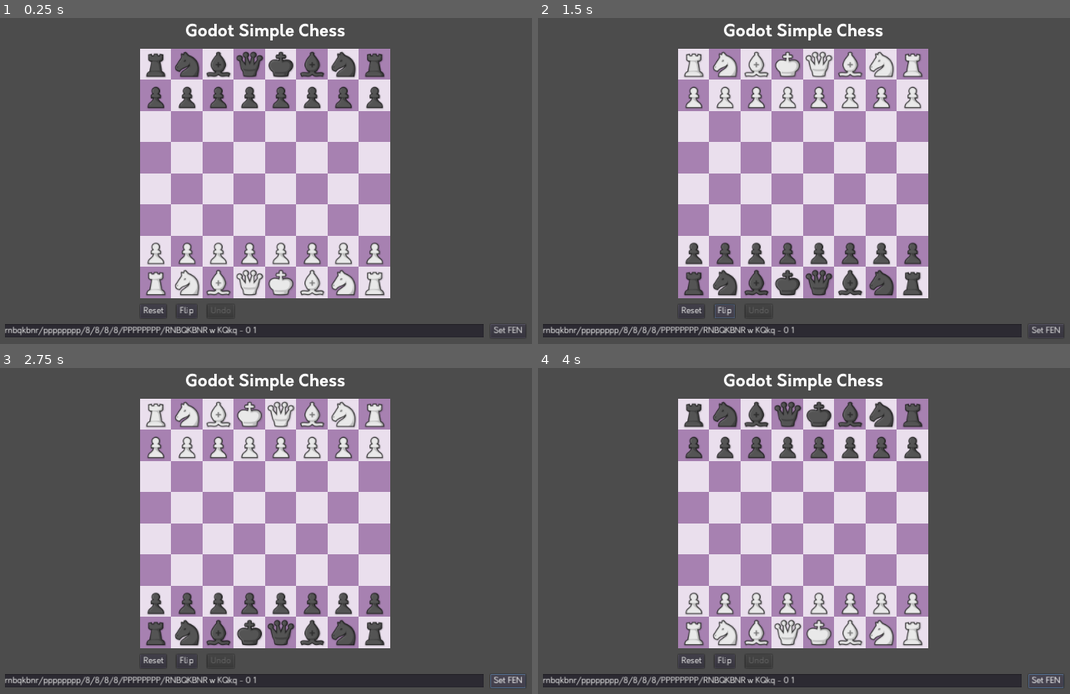
Above: before the commit, frames 1-4 (two rows, left to right).
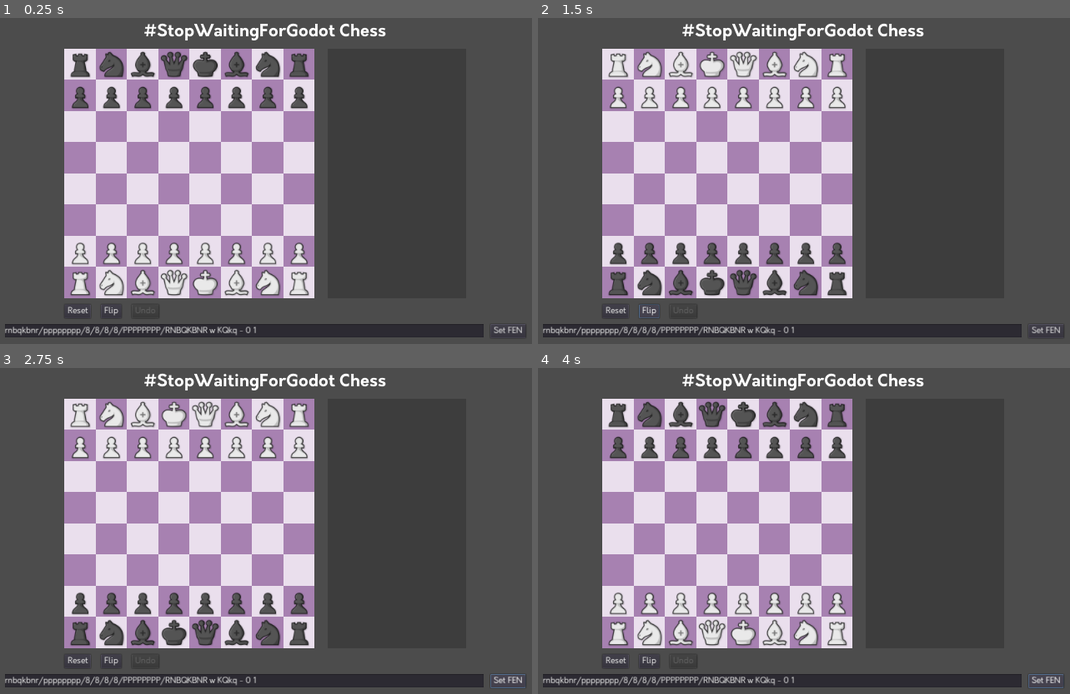
Above: after the commit, the same moments.

Repository: thearst3rd/stopwaitingforgodot-chess
Game: Godot game, scene res://src/Game.tscn
The game is run twice, just before and just after one commit, with the same random seed, the same clock (stepped at 60 frames per second) and the same inputs.
Inputs:
- Up to frame 1 (0.25 s): no input
- Up to frame 2 (1.5 s): click "Reset" at 0.5 s; click "Flip" at 1.25 s
- Up to frame 3 (2.75 s): click "Set FEN" at 2 s
- Up to frame 4 (4 s): click "Flip" at 2.75 s; click "Set FEN" at 3.5 s

The runs differ from the first frame. In frame 1, 35% of the frame differs, in the area x 12-74%, y 1-92%; in frame 2, 35%, in the area x 12-74%, y 1-93%; in frame 3, 35%; in frame 4, 35%.

Commit message:
Added SAN display

Diff:
--- a/src/Game.gd
+++ b/src/Game.gd
@@ -2,21 +2,17 @@
 
 
 var chess = Chess.new()
-onready var board = $V/C/V/Board
-onready var title_text = $V/Title.text
+onready var board = find_node("Board")
+onready var title_text = find_node("Title").text
 
 var legal_moves = null
 
 
 func update():
 	board.setup_board(chess)
-	$V/H/FenText.text = chess.get_fen()
+	find_node("FenText").text = chess.get_fen()
 	legal_moves = chess.generate_legal_moves()
-	$V/C/V/H/UndoButton.disabled = chess.move_stack.size() == 0
-
-	print("====")
-	for move in legal_moves:
-		print(move.notation_san)
+	find_node("UndoButton").disabled = chess.move_stack.size() == 0
 
 	var last_move = null
 	if chess.move_stack.size() > 0:
@@ -40,7 +36,7 @@
 		Chess.RESULT.THREEFOLD:
 			result_text = "Draw by threefold repetition"
 
-	$V/Title.text = result_text
+	find_node("Title").text = result_text
 
 	for square in get_tree().get_nodes_in_group("Squares"):
 		var piece = chess.pieces[square.index]
@@ -50,6 +46,8 @@
 		highlight.hide()
 		if last_move and (square.index == last_move.from_square or square.index == last_move.to_square):
 			highlight.show()
+
+	find_node("SanDisplay").update_moves(chess)
 
 
 ## CALLBACKS ##
@@ -74,11 +72,11 @@
 	update()
 
 func _on_SetFen_pressed():
-	if chess.set_fen($V/H/FenText.text):
+	if chess.set_fen(find_node("FenText").text):
 		update()
 	else:
-		$V/H/InvalidFen.show()
-		$V/H/InvalidFenTimer.start()
+		find_node("InvalidFen").show()
+		find_node("InvalidFenTimer").start()
 
 func _on_Square_piece_grabbed(from_index):
 	var target_squares = []
@@ -98,9 +96,9 @@
 	var m = chess.construct_move(from_index, to_index)
 	for lm in legal_moves:
 		if m.from_square == lm.from_square and m.to_square == lm.to_square and m.promotion == lm.promotion:
-			chess.play_move(m)
+			chess.play_move(lm)
 			break
 	update()
 
 func _on_InvalidFenTimer_timeout():
-	$V/H/InvalidFen.hide()
+	find_node("InvalidFen").hide()
--- a/src/Game.tscn
+++ b/src/Game.tscn
@@ -1,8 +1,9 @@
-[gd_scene load_steps=5 format=2]
+[gd_scene load_steps=6 format=2]
 
 [ext_resource path="res://src/Board.tscn" type="PackedScene" id=1]
 [ext_resource path="res://assets/orkney/Orkney Bold.otf" type="DynamicFontData" id=2]
 [ext_resource path="res://src/Game.gd" type="Script" id=3]
+[ext_resource path="res://src/SanDisplay.tscn" type="PackedScene" id=4]
 
 [sub_resource type="DynamicFont" id=1]
 size = 32
@@ -28,7 +29,7 @@
 margin_right = 1000.0
 margin_bottom = 38.0
 custom_fonts/font = SubResource( 1 )
-text = "Godot Simple Chess"
+text = "#StopWaitingForGodot Chess"
 align = 1
 
 [node name="C" type="CenterContainer" parent="V"]
@@ -37,33 +38,41 @@
 margin_bottom = 88.0
 
 [node name="V" type="VBoxContainer" parent="V/C"]
-margin_left = 408.0
-margin_right = 592.0
+margin_left = 355.0
+margin_right = 645.0
 margin_bottom = 38.0
 custom_constants/separation = 12
 
-[node name="Board" parent="V/C/V" instance=ExtResource( 1 )]
-margin_right = 184.0
+[node name="H" type="HBoxContainer" parent="V/C/V"]
+margin_right = 290.0
+custom_constants/separation = 25
+
+[node name="Board" parent="V/C/V/H" instance=ExtResource( 1 )]
+margin_right = 0.0
 margin_bottom = 0.0
 
-[node name="H" type="HBoxContainer" parent="V/C/V"]
+[node name="SanDisplay" parent="V/C/V/H" instance=ExtResource( 4 )]
+margin_left = 25.0
+margin_right = 290.0
+
+[node name="H2" type="HBoxContainer" parent="V/C/V"]
 margin_top = 12.0
-margin_right = 184.0
+margin_right = 290.0
 margin_bottom = 38.0
 custom_constants/separation = 20
 
-[node name="ResetButton" type="Button" parent="V/C/V/H"]
+[node name="ResetButton" type="Button" parent="V/C/V/H2"]
 margin_right = 53.0
 margin_bottom = 26.0
 text = "Reset"
 
-[node name="FlipButton" type="Button" parent="V/C/V/H"]
+[node name="FlipButton" type="Button" parent="V/C/V/H2"]
 margin_left = 73.0
 margin_right = 112.0
 margin_bottom = 26.0
 text = "Flip"
 
-[node name="UndoButton" type="Button" parent="V/C/V/H"]
+[node name="UndoButton" type="Button" parent="V/C/V/H2"]
 margin_left = 132.0
 margin_right = 184.0
 margin_bottom = 26.0
@@ -99,8 +108,8 @@
 wait_time = 5.0
 one_shot = true
 
-[connection signal="pressed" from="V/C/V/H/ResetButton" to="." method="_on_ResetButton_pressed"]
-[connection signal="pressed" from="V/C/V/H/FlipButton" to="." method="_on_FlipButton_pressed"]
-[connection signal="pressed" from="V/C/V/H/UndoButton" to="." method="_on_UndoButton_pressed"]
+[connection signal="pressed" from="V/C/V/H2/ResetButton" to="." method="_on_ResetButton_pressed"]
+[connection signal="pressed" from="V/C/V/H2/FlipButton" to="." method="_on_FlipButton_pressed"]
+[connection signal="pressed" from="V/C/V/H2/UndoButton" to="." method="_on_UndoButton_pressed"]
 [connection signal="pressed" from="V/H/SetFen" to="." method="_on_SetFen_pressed"]
 [connection signal="timeout" from="V/H/InvalidFenTimer" to="." method="_on_InvalidFenTimer_timeout"]
--- /dev/null
+++ b/src/SanDisplay.gd
@@ -0,0 +1,49 @@
+extends ColorRect
+
+
+onready var scroll_container = find_node("ScrollContainer")
+onready var scroll_bar = scroll_container.get_v_scrollbar()
+onready var sans = find_node("Sans")
+
+
+func create_number_label(num):
+	var rect = ColorRect.new()
+	rect.color = Color(1, 1, 1, 0.13)
+	rect.rect_min_size = Vector2(50, 30)
+	var label = Label.new()
+	label.text = str(num) + ". "
+	label.align = Label.ALIGN_RIGHT
+	label.valign = Label.VALIGN_CENTER
+	label.rect_min_size = rect.rect_min_size
+	rect.add_child(label)
+	return rect
+
+func create_san_label(text):
+	var label = Label.new()
+	label.text = text
+	label.rect_min_size = Vector2(100, 0)
+	return label
+
+func update_moves(chess):
+	for child in sans.get_children():
+		sans.remove_child(child)
+
+	var moves = []
+	while chess.move_stack.size() > 0:
+		moves.push_front(chess.move_stack[-1])
+		chess.undo()
+
+	if chess.turn:
+		sans.add_child(create_number_label(chess.fullmove_counter))
+		sans.add_child(create_san_label("..."))
+
+	for move in moves:
+		if not chess.turn:
+			sans.add_child(create_number_label(chess.fullmove_counter))
+		var label = create_san_label(move.notation_san)
+		sans.add_child(label)
+		chess.play_move(move)
+
+	# Thanks to https://godotengine.org/qa/4106/how-to-change-scrollbarcontainers-scrollbar-position
+	yield(scroll_bar, "changed")
+	find_node("ScrollContainer").set_v_scroll(scroll_bar.max_value)
--- /dev/null
+++ b/src/SanDisplay.tscn
@@ -0,0 +1,27 @@
+[gd_scene load_steps=2 format=2]
+
+[ext_resource path="res://src/SanDisplay.gd" type="Script" id=1]
+
+[node name="SanDisplay" type="ColorRect"]
+margin_right = 250.0
+rect_min_size = Vector2( 265, 0 )
+color = Color( 0, 0, 0, 0.196078 )
+script = ExtResource( 1 )
+__meta__ = {
+"_edit_use_anchors_": false
+}
+
+[node name="ScrollContainer" type="ScrollContainer" parent="."]
+anchor_right = 1.0
+anchor_bottom = 1.0
+scroll_horizontal_enabled = false
+__meta__ = {
+"_edit_use_anchors_": false
+}
+
+[node name="Sans" type="GridContainer" parent="ScrollContainer"]
+custom_constants/vseparation = 0
+columns = 3
+__meta__ = {
+"_edit_use_anchors_": false
+}
Not shown, changed: README.md
